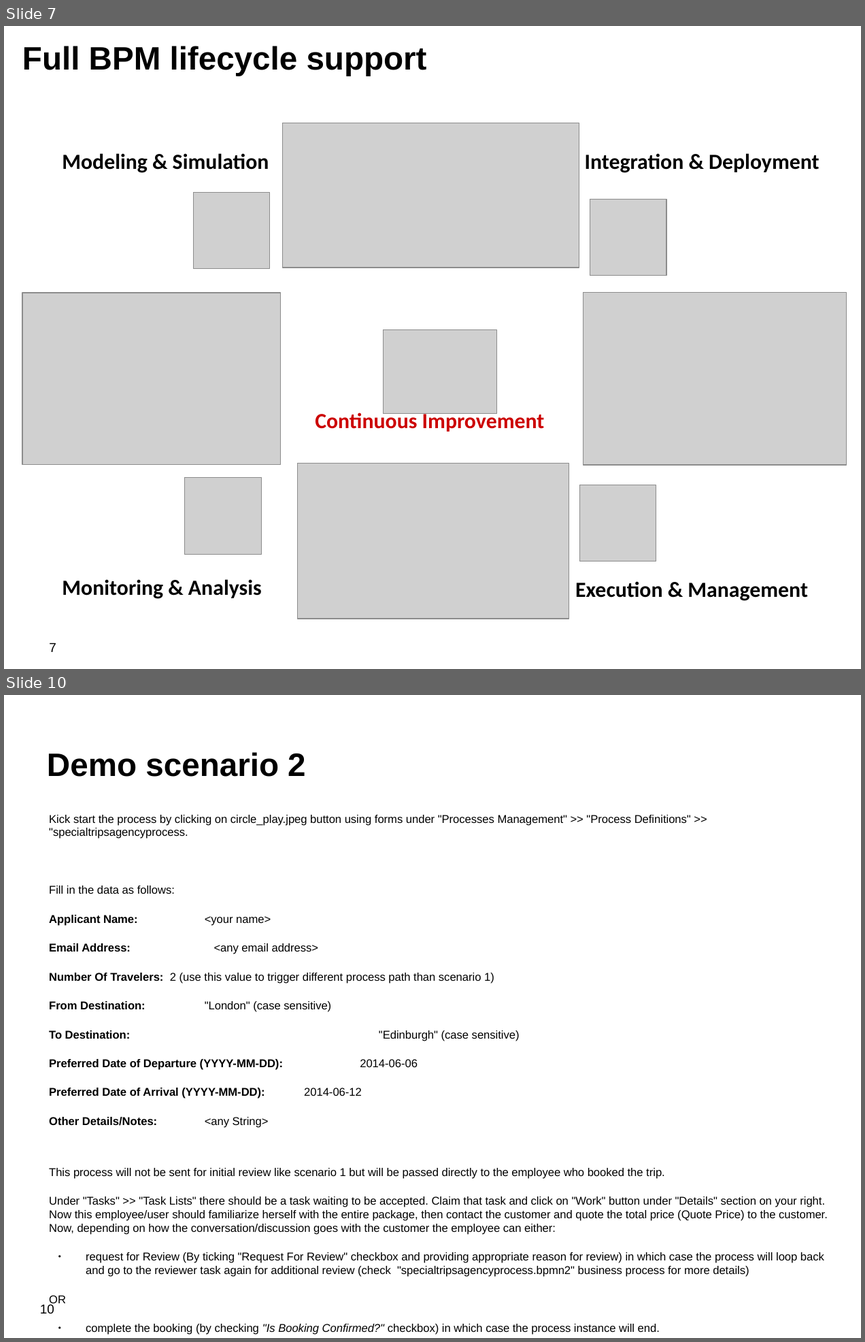
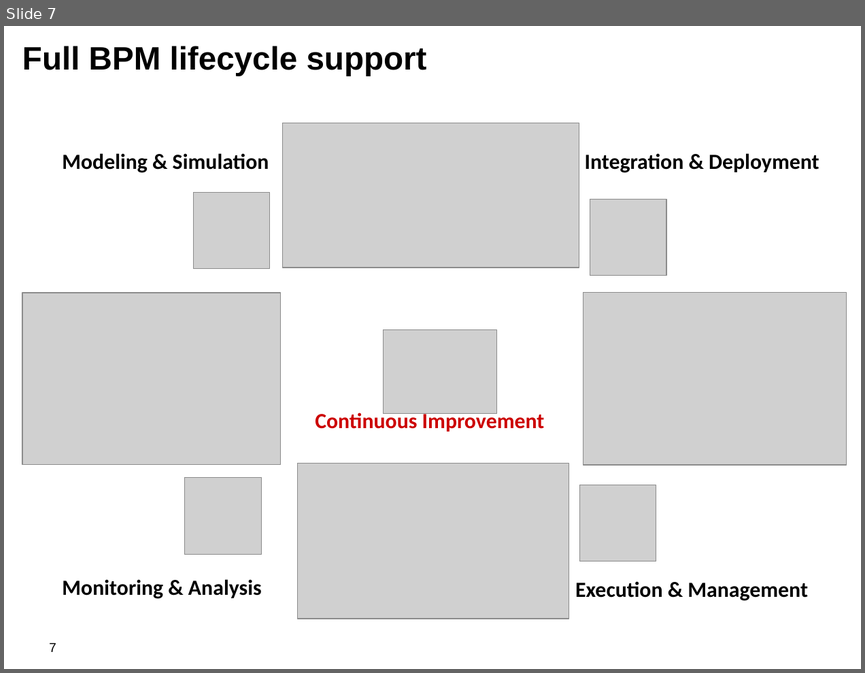
Before and after one commit to jbossdemocentral/bpms-dv-travel-agency-integration-demo, a slide deck: docs/Demo Overview.odp. Shown one above the other, each under a label of ours: slides 7 and 10 before the commit, slide 7 after it; the slides between them are not shown. The pictures are 865x1342 and 865x673 pixels, drawn with LibreOffice and Linux fonts; fonts in the diff are those of the drawing; grey boxes stand for pictures; background and template pictures are left out. Boxes give left, top, right and bottom in pixels: in the first picture for what was removed or moved away, otherwise in the second. Text is boxed around its words. In the diff, an @@ line names an element or a change of style, - is before the commit and + after.

```diff
--- a/docs/Demo Overview.odp
+++ b/docs/Demo Overview.odp
@@ slide 10 removed at box(4, 695, 861, 1338), background #FFFFFF @@
@@ title removed at box(47, 752, 305, 777) @@
-Demo scenario 2
@@ text removed at box(49, 815, 827, 1334) @@
-Kick start the process by clicking on circle_play.jpeg button using forms under "Processes Management" >> "Process Definitions" >> "specialtripsagencyprocess.
-Fill in the data as follows:
-Applicant Name: <your name>
-Email Address: <any email address>
-Number Of Travelers: 2 (use this value to trigger different process path than scenario 1)
-From Destination: "London" (case sensitive)
-To Destination: "Edinburgh" (case sensitive)
-Preferred Date of Departure (YYYY-MM-DD): 2014-06-06
-Preferred Date of Arrival (YYYY-MM-DD): 2014-06-12
-Other Details/Notes: <any String>
-This process will not be sent for initial review like scenario 1 but will be passed directly to the employee who booked the trip.
-Under "Tasks" >> "Task Lists" there should be a task waiting to be accepted. Claim that task and click on "Work" button under "Details" section on your right. Now this employee/user should familiarize herself with the entire package, then contact the customer and quote the total price (Quote Price) to the customer. Now, depending on how the conversation/discussion goes with the customer the employee can either:
-● request for Review (By ticking "Request For Review" checkbox and providing appropriate reason for review) in which case the process will loop back and go to the reviewer task again for additional review (check "specialtripsagencyprocess.bpmn2" business process for more details)
-OR
-● complete the booking (by checking "Is Booking Confirmed?" checkbox) in which case the process instance will end.
@@ page number removed at box(40, 1304, 54, 1314) @@
-10
```
Also in this commit, not shown: 4 slides changed, 1 other slide removed, 1 other file.
